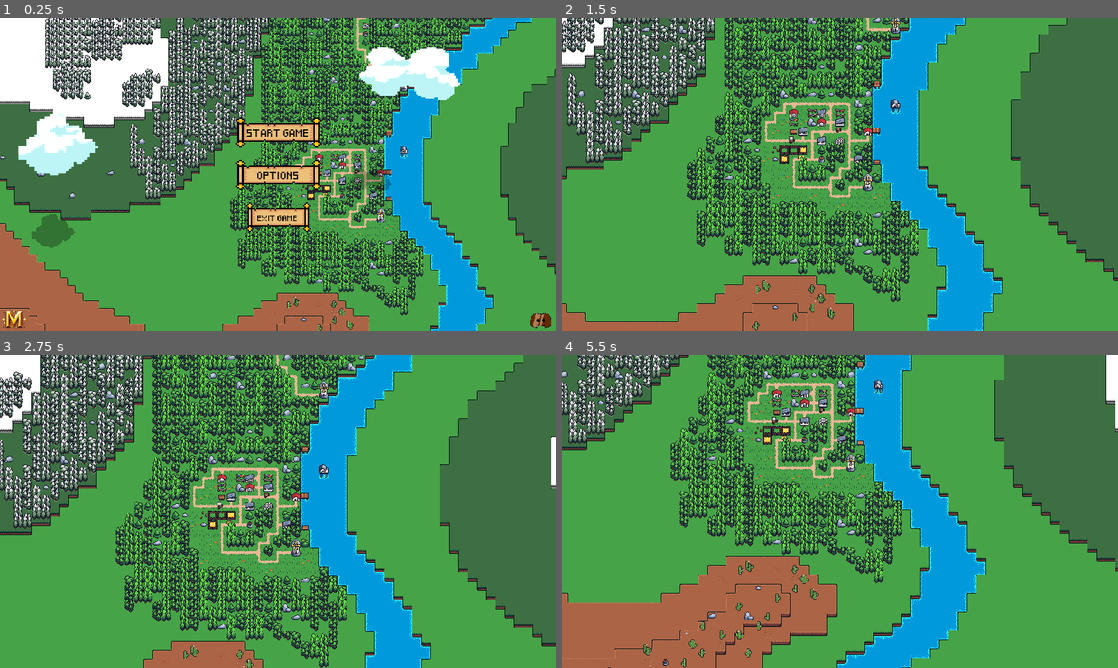
Above: before the commit, frames 1-4 (two rows, left to right).
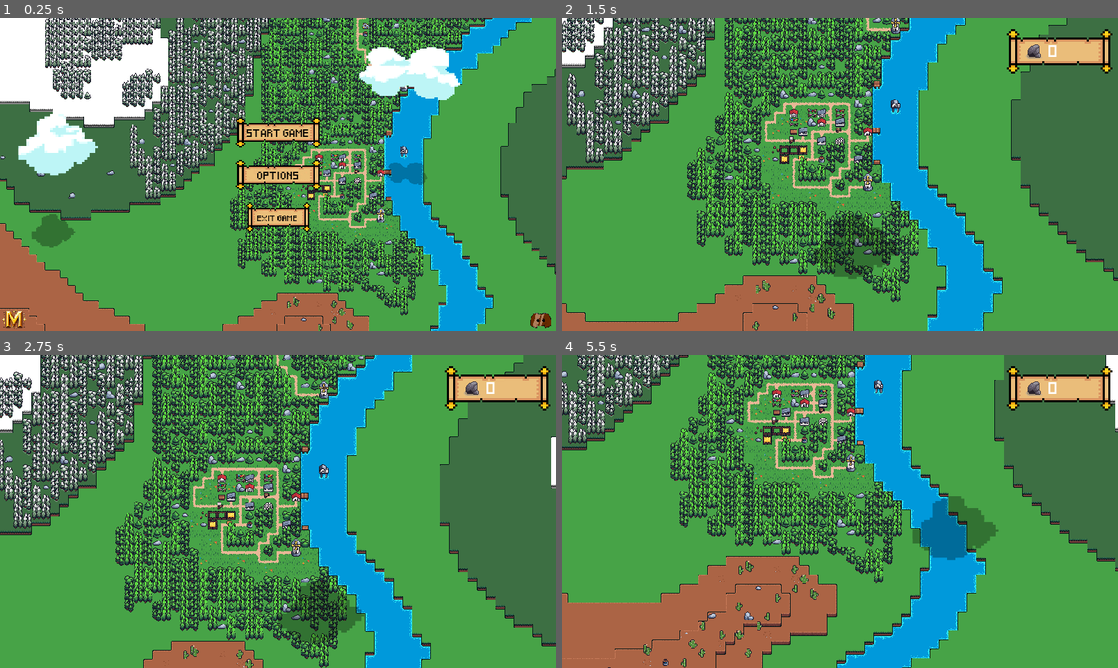
Above: after the commit, the same moments.

Repository: YasinEled/JocMineralRushProjecte
Game: Godot game, scene res://ESCENAS/OPTIONS/GLOBAL/menu.tscn
Same seed, same stepped clock (60 frames per second), same inputs: the game is played once before the commit and once after it.
Inputs (mouse positions are in pixels of both pictures, inside the frame that each line leads up to):
- Up to frame 1 (0.25 s): no input
- Up to frame 2 (1.5 s): click "START GAME" at 0.5 s; tap Enter at 1.25 s; move the mouse to (962, 158) at 1.27 s; hold D (move_right) from 1.28 s (still down); click (962, 158) at 1.42 s
- Up to frame 3 (2.75 s): release D (move_right) at 2 s; drag from (166, 527) to (250, 574) at 2.02 s
- Up to frame 4 (5.5 s): move the mouse to (895, 442) at 2.77 s; hold D (move_right) 2.78-3.5 s; drag from (812, 574) to (673, 464) at 3.52 s; move the mouse to (1006, 558) at 4.27 s; hold A (move_left) 4.28-5 s; drag from (673, 464) to (756, 433) at 5.02 s

The runs differ from the first frame. In frame 1, 0.7% of the frame differs, in the area x 62-77%, y 46-56%; in frame 2, 3.1%; in frame 3, 3.2%; in frame 4, 3.7%, in the area x 63-99%, y 3-66%.

Commit message:
Game nubes y qtt

Diff:
--- a/mineralrush/ESCENAS/GAME/game.tscn
+++ b/mineralrush/ESCENAS/GAME/game.tscn
@@ -1,9 +1,17 @@
-[gd_scene load_steps=5 format=3 uid="uid://ddyec5m51y065"]
+[gd_scene load_steps=13 format=3 uid="uid://ddyec5m51y065"]
 
 [ext_resource type="Script" path="res://ESCENAS/GAME/game.gd" id="1_btuxk"]
 [ext_resource type="Script" path="res://SCRIPTS/GAME/camera_2d.gd" id="1_tcwm6"]
 [ext_resource type="PackedScene" uid="uid://d1i8r4exxov34" path="res://ESCENAS/GAME/map.tscn" id="2_jkggi"]
+[ext_resource type="Texture2D" uid="uid://qynhxv6v63ar" path="res://RECURSOS/GameRes/stone.png" id="3_inw0p"]
 [ext_resource type="AudioStream" uid="uid://ba5diqj5xx3ln" path="res://RECURSOS/GameRes/GameMusic.mp3" id="4_p8kbp"]
+[ext_resource type="Texture2D" uid="uid://bpplifqump1em" path="res://RECURSOS/menu/Clouds/nube2.png" id="5_djcwc"]
+[ext_resource type="Script" path="res://SCRIPTS/GAME/cloud.gd" id="6_bb44e"]
+[ext_resource type="Texture2D" uid="uid://2s17am4mgxl2" path="res://RECURSOS/menu/Clouds/cloud1.png" id="7_yx5xa"]
+[ext_resource type="Texture2D" uid="uid://b5vkne8w36no1" path="res://RECURSOS/menu/Clouds/nube3.png" id="8_va23s"]
+[ext_resource type="Texture2D" uid="uid://7y0ou858k5o5" path="res://RECURSOS/menu/Clouds/nube4.png" id="9_mf8q5"]
+[ext_resource type="Texture2D" uid="uid://djwvho1m6a0av" path="res://RECURSOS/menu/Pergamino.png" id="10_1ug4k"]
+[ext_resource type="FontFile" uid="uid://bfauo7wkc6aib" path="res://RECURSOS/Pixeled.ttf" id="12_n4eau"]
 
 [node name="Node2D" type="Node2D"]
 script = ExtResource("1_btuxk")
@@ -14,7 +22,62 @@
 
 [node name="Map" parent="." instance=ExtResource("2_jkggi")]
 
+[node name="shadowCloud2" type="Sprite2D" parent="Map"]
+modulate = Color(0, 0, 0, 0.184314)
+z_index = 1
+position = Vector2(-56, 377)
+scale = Vector2(0.177322, 0.114534)
+texture = ExtResource("5_djcwc")
+script = ExtResource("6_bb44e")
+
+[node name="shadowCloud1" type="Sprite2D" parent="Map"]
+modulate = Color(0, 0, 0, 0.298039)
+z_index = 1
+position = Vector2(724, 521)
+scale = Vector2(0.207429, 0.15303)
+texture = ExtResource("7_yx5xa")
+script = ExtResource("6_bb44e")
+
+[node name="shadowCloud3" type="Sprite2D" parent="Map"]
+modulate = Color(0, 0, 0, 0.172549)
+position = Vector2(-944, 536)
+scale = Vector2(0.0844448, 0.157183)
+texture = ExtResource("8_va23s")
+script = ExtResource("6_bb44e")
+
+[node name="shadowCloud5" type="Sprite2D" parent="Map"]
+modulate = Color(0, 0, 0, 0.247059)
+z_index = 1
+position = Vector2(-522, 153)
+scale = Vector2(0.131511, 0.0889187)
+texture = ExtResource("9_mf8q5")
+script = ExtResource("6_bb44e")
+
 [node name="AudioStreamPlayer2D" type="AudioStreamPlayer2D" parent="."]
 stream = ExtResource("4_p8kbp")
 autoplay = true
 parameters/looping = true
+
+[node name="CanvasLayer" type="CanvasLayer" parent="."]
+auto_translate_mode = 1
+
+[node name="ZoneVisible" type="Sprite2D" parent="CanvasLayer"]
+position = Vector2(1030.01, 68.2499)
+scale = Vector2(0.412091, 0.424797)
+texture = ExtResource("10_1ug4k")
+
+[node name="Stone" type="Sprite2D" parent="CanvasLayer"]
+z_index = 1
+position = Vector2(978.009, 67.2501)
+scale = Vector2(1.55435, 1.59375)
+texture = ExtResource("3_inw0p")
+
+[node name="Label" type="Label" parent="CanvasLayer"]
+offset_left = 1008.0
+offset_top = 36.0
+offset_right = 1103.0
+offset_bottom = 92.0
+theme_override_fonts/font = ExtResource("12_n4eau")
+theme_override_font_sizes/font_size = 20
+text = "0
+"
--- a/mineralrush/ESCENAS/OPTIONS/GLOBAL/menu.tscn
+++ b/mineralrush/ESCENAS/OPTIONS/GLOBAL/menu.tscn
@@ -5,7 +5,7 @@
 [ext_resource type="Texture2D" uid="uid://2s17am4mgxl2" path="res://RECURSOS/menu/Clouds/cloud1.png" id="3_7fqeu"]
 [ext_resource type="Theme" uid="uid://b26agqovtdb31" path="res://RECURSOS/menu/MenuButtons.tres" id="3_r7f5b"]
 [ext_resource type="FontFile" uid="uid://bfauo7wkc6aib" path="res://RECURSOS/Pixeled.ttf" id="4_i8y6b"]
-[ext_resource type="Script" path="res://ESCENAS/OPTIONS/GLOBAL/cloud.gd" id="4_v0m5v"]
+[ext_resource type="Script" path="res://SCRIPTS/GAME/cloud.gd" id="4_v0m5v"]
 [ext_resource type="Theme" uid="uid://hmji7xn3qyr0" path="res://RECURSOS/menu/MenuDiscordDrawing.tres" id="5_8fw2a"]
 [ext_resource type="Theme" uid="uid://juk1js1pnboh" path="res://RECURSOS/menu/MenuWebDrawing.tres" id="6_6727e"]
 [ext_resource type="Texture2D" uid="uid://b5vkne8w36no1" path="res://RECURSOS/menu/Clouds/nube3.png" id="6_ro1j2"]
@@ -69,7 +69,7 @@
 
 [node name="shadowCloud5" type="Sprite2D" parent="Map/cloud4"]
 modulate = Color(0, 0, 0, 0.247059)
-position = Vector2(-417.313, 2164.48)
+position = Vector2(-31.0133, 2037.58)
 scale = Vector2(0.418638, 0.418638)
 texture = ExtResource("7_r2xsk")
 
Binary file added: mineralrush/RECURSOS/GameRes/stone.png
Not shown, added: mineralrush/RECURSOS/GameRes/stone.png.import
Binary file added: mineralrush/RECURSOS/menu/Clouds/nube5.png
Not shown, added: mineralrush/RECURSOS/menu/Clouds/nube5.png.import
Renamed: mineralrush/ESCENAS/OPTIONS/GLOBAL/cloud.gd -> mineralrush/SCRIPTS/GAME/cloud.gd
